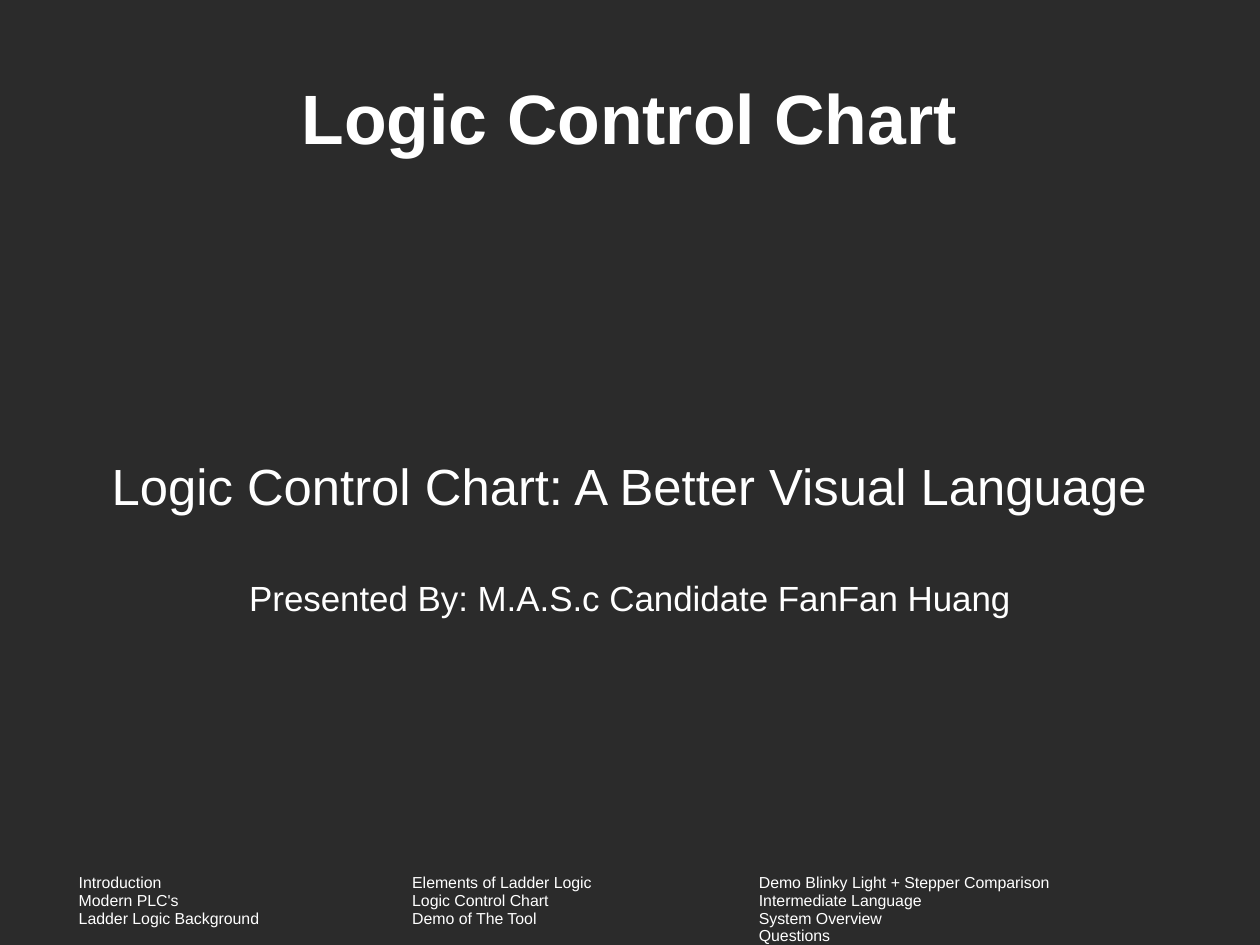
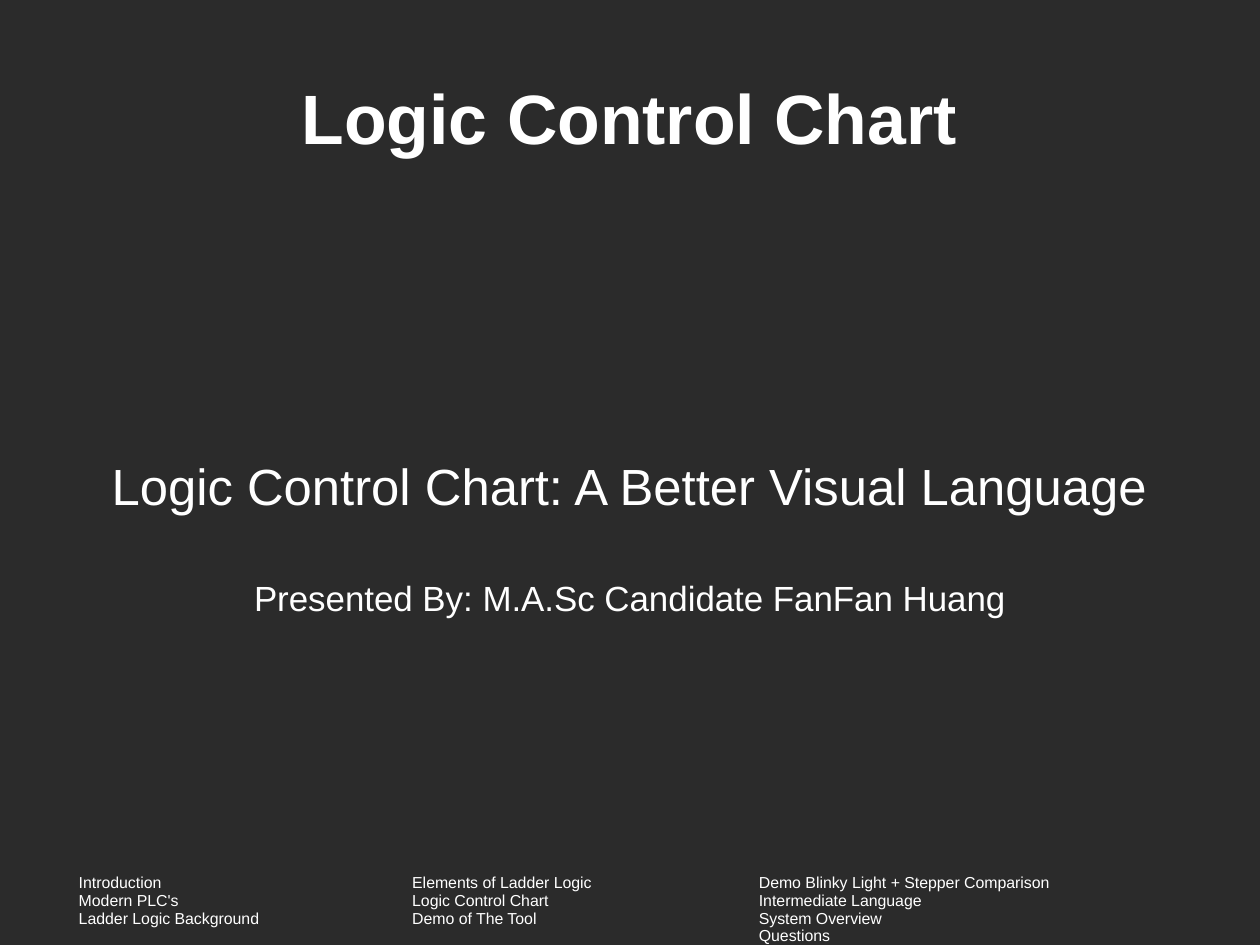
Before and after one commit to vortex-5/plcthesis, a slide deck: slide 1 of presentation/defense.odp. Drawn at 1260x945 pixels with LibreOffice and Linux fonts; fonts in the diff are those of the drawing; background and template pictures are left out; a plain dark background stands for a picture behind light text. Boxes give left, top, right and bottom in pixels: in the first picture for what was removed or moved away, otherwise in the second. Text is boxed around its words. In the diff, an @@ line names an element or a change of style, - is before the commit and + after.

Commit message:
backup of final thesis presentation

```diff
--- a/presentation/defense.odp
+++ b/presentation/defense.odp
@@ subtitle at <box>254,585,1006,618</box>: text changed @@
-Presented By: M.A.S.c Candidate FanFan Huang
+Presented By: M.A.Sc Candidate FanFan Huang
```
Also in this commit, not shown: 3 other files.
